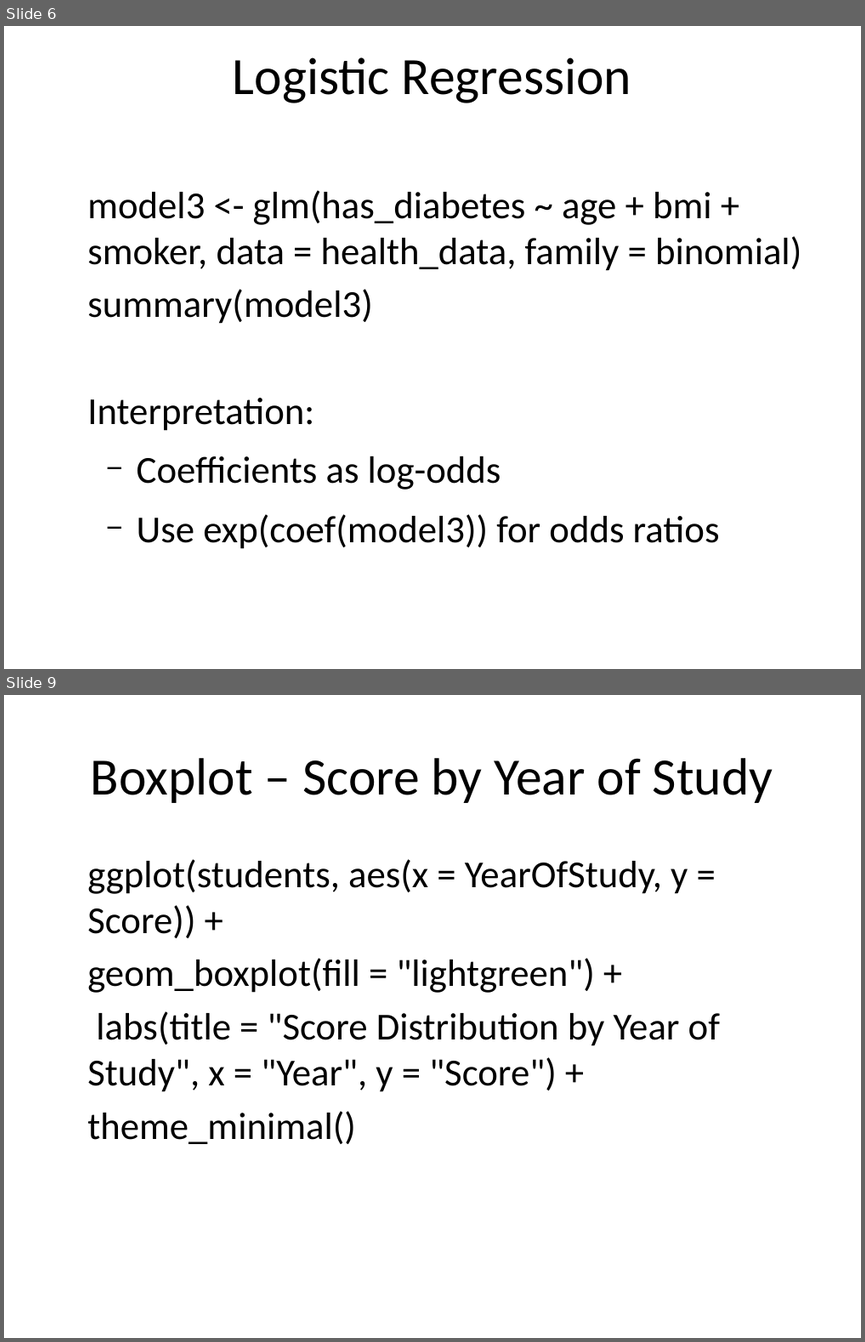
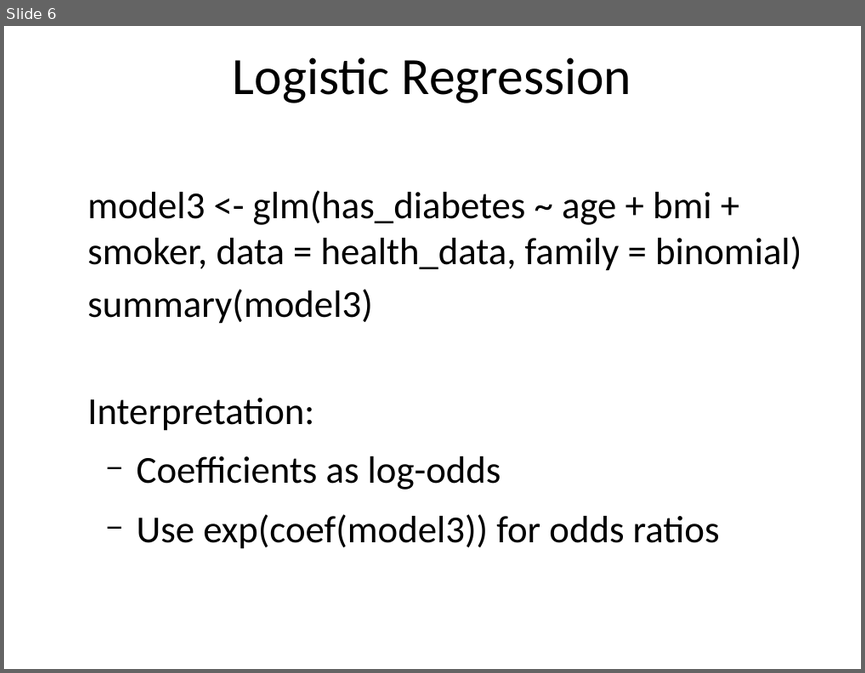
Before and after one commit to lacksinho/r-training-intro-visualization, a slide deck: Statistical-Modeling-and-Regression.pptx. Shown one above the other, each under a label of ours: slides 6 and 9 before the commit, slide 6 after it; the slides between them are not shown. The pictures are 865x1342 and 865x673 pixels, drawn with LibreOffice and Linux fonts; fonts in the diff are those of the drawing. Boxes give left, top, right and bottom in pixels: in the first picture for what was removed or moved away, otherwise in the second. Text is boxed around its words. In the diff, an @@ line names an element or a change of style, - is before the commit and + after.

```diff
--- a/Statistical-Modeling-and-Regression.pptx
+++ b/Statistical-Modeling-and-Regression.pptx
@@ slide 9 removed at <box>4,695,861,1338</box>, background #FFFFFF @@
@@ title removed at <box>91,758,772,803</box> @@
-Boxplot – Score by Year of Study
@@ text removed at <box>87,859,720,1144</box> @@
-ggplot(students, aes(x = YearOfStudy, y = Score)) +
-geom_boxplot(fill = "lightgreen") +
-labs(title = "Score Distribution by Year of Study", x = "Year", y = "Score") +
-theme_minimal()
```
Also in this commit, not shown: 1 slide changed, 5 other slides removed, 5 other files.
